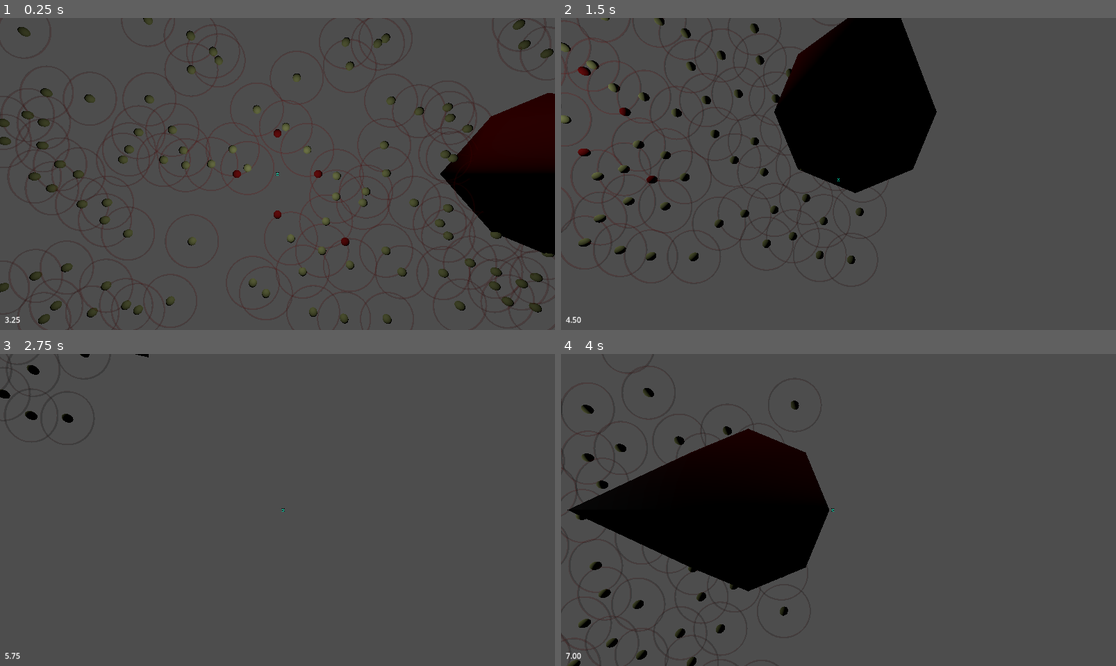
Above: before the commit, frames 1-4 (two rows, left to right).
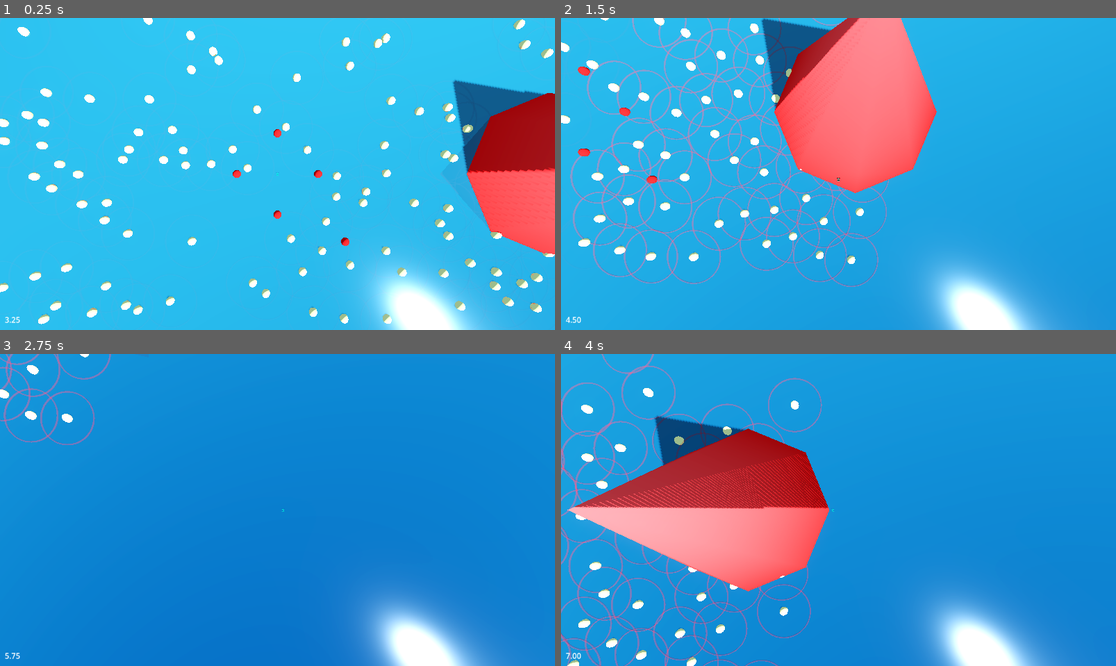
Above: after the commit, the same moments.

Repository: zeke8402/asg-godot-brewing
Game: Godot game, scene res://main.tscn
Same seed, same stepped clock (60 frames per second), same inputs: the game is played once before the commit and once after it.
Inputs (mouse positions are in pixels of both pictures, inside the frame that each line leads up to):
- Up to frame 1 (0.25 s): no input
- Up to frame 2 (1.5 s): move the mouse to (960, 158) at 0.52 s; hold D (move_right) 0.53-1.28 s; click (960, 158) at 0.67 s; move the mouse to (727, 189) at 1.27 s; hold S (move_down) from 1.28 s (still down)
- Up to frame 3 (2.75 s): move the mouse to (333, 441) at 2.02 s; release S (move_down) at 2.03 s; hold D (move_right) from 2.03 s (still down)
- Up to frame 4 (4 s): move the mouse to (810, 572) at 2.77 s; release D (move_right) at 2.78 s; hold W (move_up) 2.78-3.53 s; click (810, 572) at 2.92 s; move the mouse to (1005, 556) at 3.52 s; hold A (move_left) from 3.53 s (still down)

The runs differ from the first frame. In frame 1, 100% of the frame differs, in the area x 0-100%, y 0-100%; in frame 2, 100%; in frame 3, 100%; in frame 4, 100%.

Commit message:
adding a shader, some better lighting

Diff:
--- /dev/null
+++ b/Shaders/must.gdshader
@@ -0,0 +1,27 @@
+shader_type spatial;
+render_mode cull_disabled;
+
+uniform float speed : hint_range(0.0, 2.0) = 0.3;
+uniform float wave_strength : hint_range(0.0, 1.0) = 0.08;
+uniform float tiling : hint_range(1.0, 20.0) = 6.0;
+uniform vec4 shallow_color : source_color = vec4(0.18, 0.62, 0.75, 0.85);
+uniform vec4 deep_color : source_color = vec4(0.05, 0.25, 0.45, 0.95);
+
+void fragment() {
+	vec2 uv = UV * tiling;
+	float time = TIME * speed;
+
+	float wave1 = sin(uv.x * 2.0 + time) * cos(uv.y * 1.5 + time * 0.8);
+	float wave2 = sin(uv.x * 3.5 - time * 1.2) * cos(uv.y * 2.5 + time * 0.5);
+	float wave3 = sin((uv.x + uv.y) * 2.0 + time * 0.7);
+
+	float wave = (wave1 + wave2 + wave3) / 3.0;
+
+	vec4 color = mix(shallow_color, deep_color, wave * 0.5 + 0.5);
+
+	ALBEDO = color.rgb;
+	ALPHA = color.a;
+	METALLIC = 0.3;
+	ROUGHNESS = 0.1;
+	SPECULAR = 0.8;
+}
--- a/main.gd
+++ b/main.gd
@@ -5,12 +5,25 @@
 
 func _ready() -> void:
 	_setup_input_map()
+	_build_background()
 	_build_camera()
 	_build_hud()
 	_build_light()
 	_build_landmarks()
 	_build_food()
 	_build_anchor()
+
+func _build_background() -> void:
+	var plane := MeshInstance3D.new()
+	var mesh := PlaneMesh.new()
+	mesh.size = Vector2(500, 500)
+	plane.mesh = mesh
+
+	var mat := ShaderMaterial.new()
+	mat.shader = preload("res://Shaders/must.gdshader")
+	plane.material_override = mat
+	plane.position.y = -0.1
+	add_child(plane)
 
 func _build_anchor() -> void:
 	_anchor = preload("res://Player/player.gd").new()
@@ -24,10 +37,28 @@
 	cam.look_at(Vector3.ZERO, Vector3.FORWARD)
 
 func _build_light() -> void:
-	var light := OmniLight3D.new()
-	light.position = Vector3(0, 5, 0)
-	light.omni_range = 50.0
-	add_child(light)
+	var sun := DirectionalLight3D.new()
+	sun.rotation_degrees = Vector3(-45, 45, 0)
+	sun.light_energy = 1.2
+	sun.shadow_enabled = true
+	add_child(sun)
+
+	var env_node := WorldEnvironment.new()
+	var env := Environment.new()
+
+	env.background_mode = Environment.BG_COLOR
+	env.background_color = Color(0.1, 0.15, 0.2)
+
+	env.ambient_light_source = Environment.AMBIENT_SOURCE_COLOR
+	env.ambient_light_color = Color(0.6, 0.7, 0.8)
+	env.ambient_light_energy = 0.8
+
+	env.tonemap_mode = Environment.TONE_MAPPER_FILMIC
+	env.glow_enabled = true
+	env.glow_intensity = 0.3
+
+	env_node.environment = env
+	add_child(env_node)
 
 func _build_landmarks() -> void:
 	var positions = [
--- a/project.godot
+++ b/project.godot
@@ -20,7 +20,8 @@
 folder_colors={
 "res://Assets/": "orange",
 "res://Assets/Fruits/": "red",
-"res://Player/": "green"
+"res://Player/": "green",
+"res://Shaders/": "purple"
 }
 
 [input]
Not shown, added: Shaders/must.gdshader.uid
